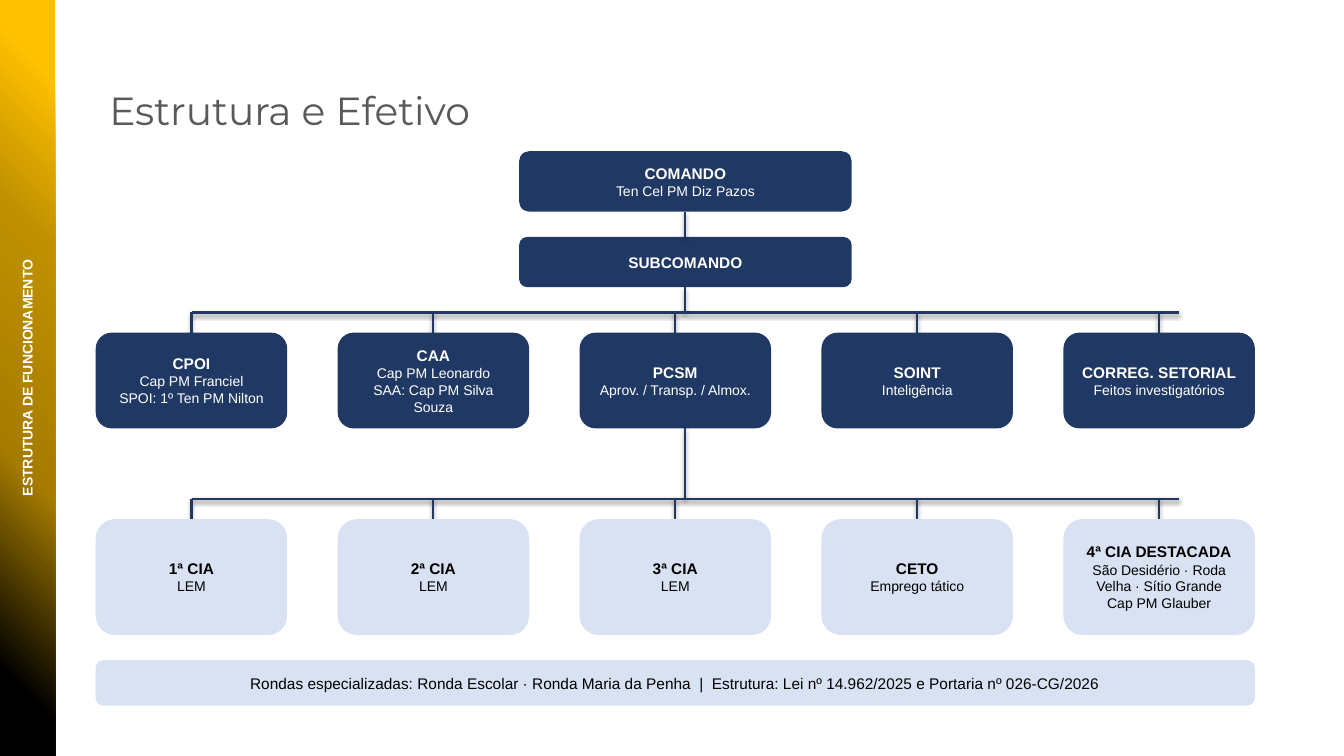
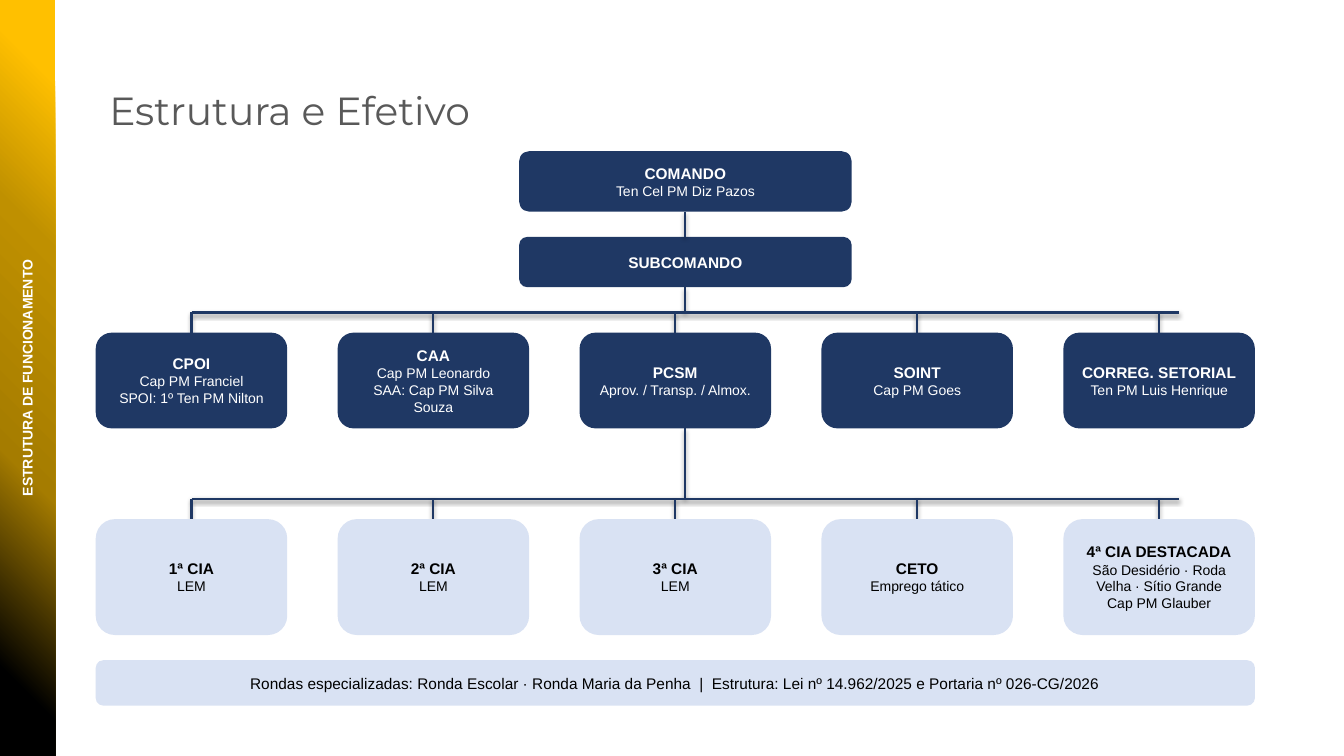
Before and after one commit to niltonbmg/CPOI, a slide deck: slide 21 of apresentacoes/PPMGQ_2026_27BPM.pptx (slide 4 before the commit). Drawn at 1344x756 pixels with LibreOffice and Linux fonts; fonts in the diff are those of the drawing; background and template pictures are left out. Boxes give left, top, right and bottom in pixels: in the first picture for what was removed or moved away, otherwise in the second. Text is boxed around its words. In the diff, an @@ line names an element or a change of style, - is before the commit and + after.

```diff
--- a/apresentacoes/PPMGQ_2026_27BPM.pptx
+++ b/apresentacoes/PPMGQ_2026_27BPM.pptx
@@ text in rounded rectangle at [873, 385, 961, 398]: text changed @@
-Inteligência
+Cap PM Goes
@@ text in rounded rectangle at [1091, 385, 1228, 398]: text changed @@
-Feitos investigatórios
+Ten PM Luis Henrique
```
Also in this commit, not shown: 10 other slides changed, 6 slides added, 8 slides removed.
